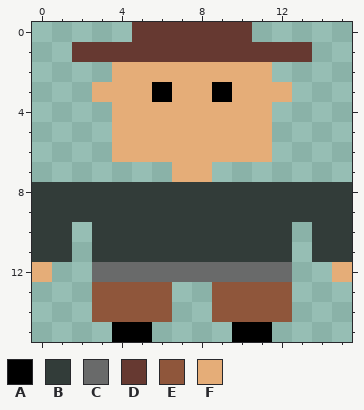
Two states of a pixel-art file, Assets/Sprites/PlayerFront.aseprite. The picture above was drawn from the file before the commit.
16x16 pixels, 1 frame. Colours within 5 levels of each other are drawn and written as one.
Palette (. is transparent): A #000000  B #323c39  C #696a6a  D #663931  E #8f563b  F #e5ad78
Pixels before, first column x 0:
 0 .....DDDDDD.....
 1 ..DDDDDDDDDDDD..
 2 ....FFFFFFFF....
 3 ...FFFAFFAFFF...
 4 ....FFFFFFFF....
 5 ....FFFFFFFF....
 6 ....FFFFFFFF....
 7 .......FF.......
 8 BBBBBBBBBBBBBBBB
 9 BBBBBBBBBBBBBBBB
10 BB.BBBBBBBBBB.BB
11 BB.BBBBBBBBBB.BB
12 F..CCCCCCCCCC..F
13 ...EEEE..EEEE...
14 ...EEEE..EEEE...
15 ....AA....AA....
New version:
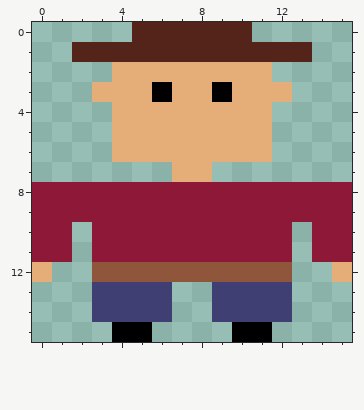
The edit:
colour B: #323c39 -> #8d1837
colour C: #696a6a -> #8f563b
colour D: #663931 -> #54241b
colour E: #8f563b -> #3f3f74
Where, in picture pixels (left, top, right, bottom), the same in both pictures:
changed: (72, 22, 312, 62)
changed: (32, 182, 352, 322)
